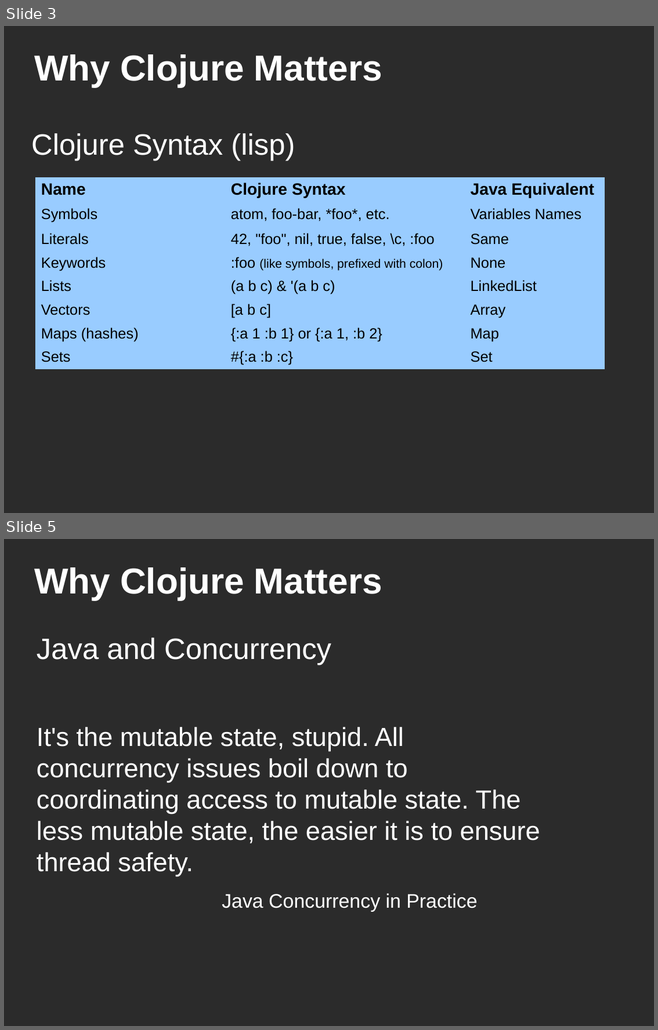
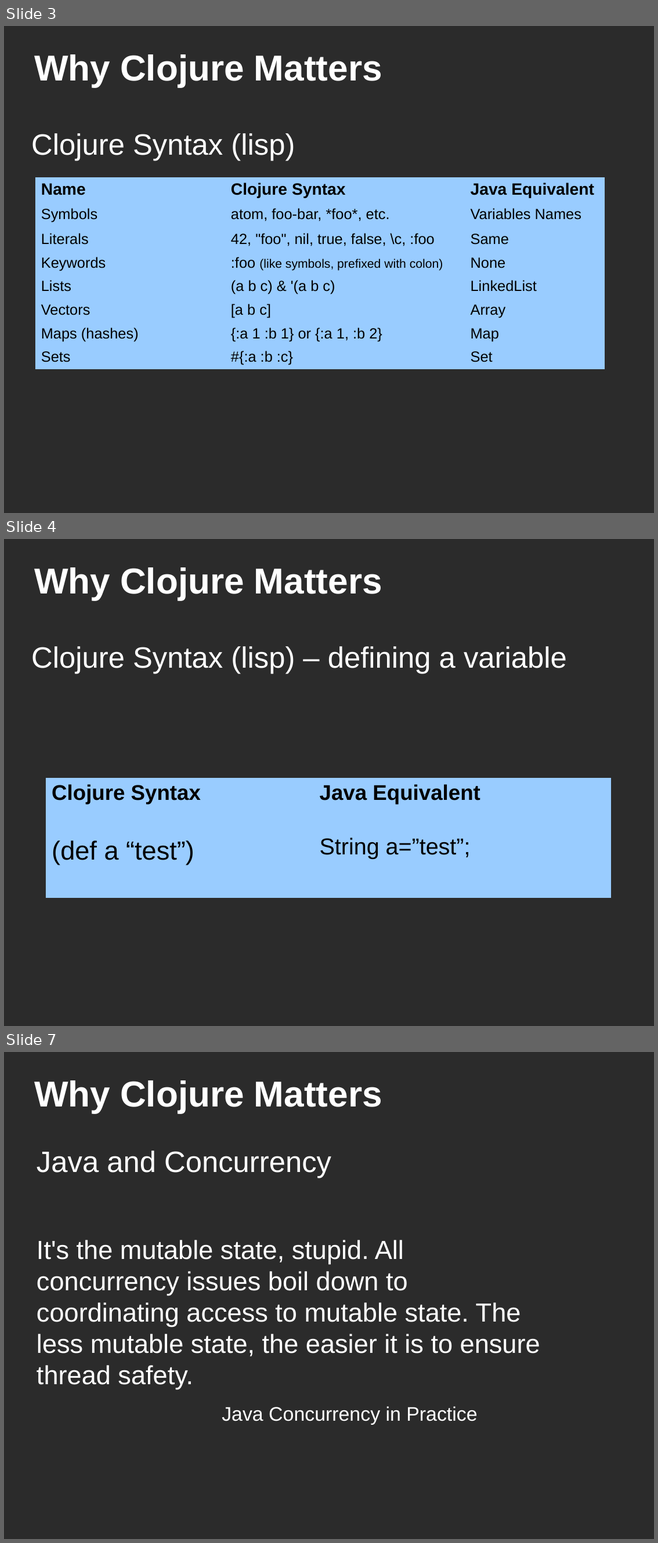
Before and after one commit to ckirkendall/cinjug-sept-2011, a slide deck: presentation/why-clojure-cinjug.odp. Shown one above the other, each under a label of ours: slides 3 and 5 before the commit, slides 3, 4 and 7 after it; the slides between them are not shown. The pictures are 658x1030 and 658x1543 pixels, drawn with LibreOffice and Linux fonts; fonts in the diff are those of the drawing; background and template pictures are left out; a plain dark background stands for a picture behind light text. Boxes give left, top, right and bottom in pixels: in the first picture for what was removed or moved away, otherwise in the second. Text is boxed around its words. In the diff, an @@ line names an element or a change of style, - is before the commit and + after.

```diff
--- a/presentation/why-clojure-cinjug.odp
+++ b/presentation/why-clojure-cinjug.odp
@@ slide 4 added at (4,539,654,1026), background picture (left out) @@
@@ title added at (34,567,382,600), 44 pt, text #FFFFFF, bold @@
+Why Clojure Matters
@@ text added at (31,646,567,674), 36 pt, text #FFFFFF @@
+Clojure Syntax (lisp) – defining a variable
@@ table added at (46,779,611,891), 2 rows, 2 columns @@
+Clojure Syntax | Java Equivalent
+(def a “test”) | String a=”test”;
@@ what was slide 5 is now slide 7 @@
```
Also in this commit, not shown: 6 slides changed, 2 other slides added, 4 other files.
